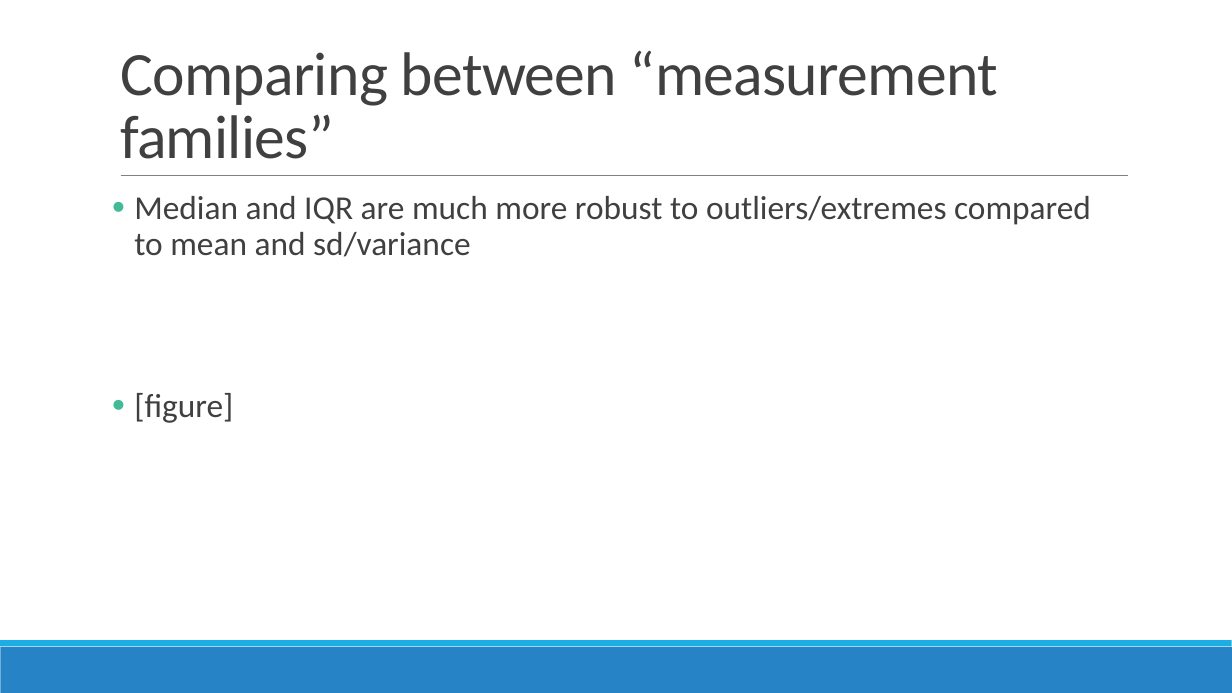
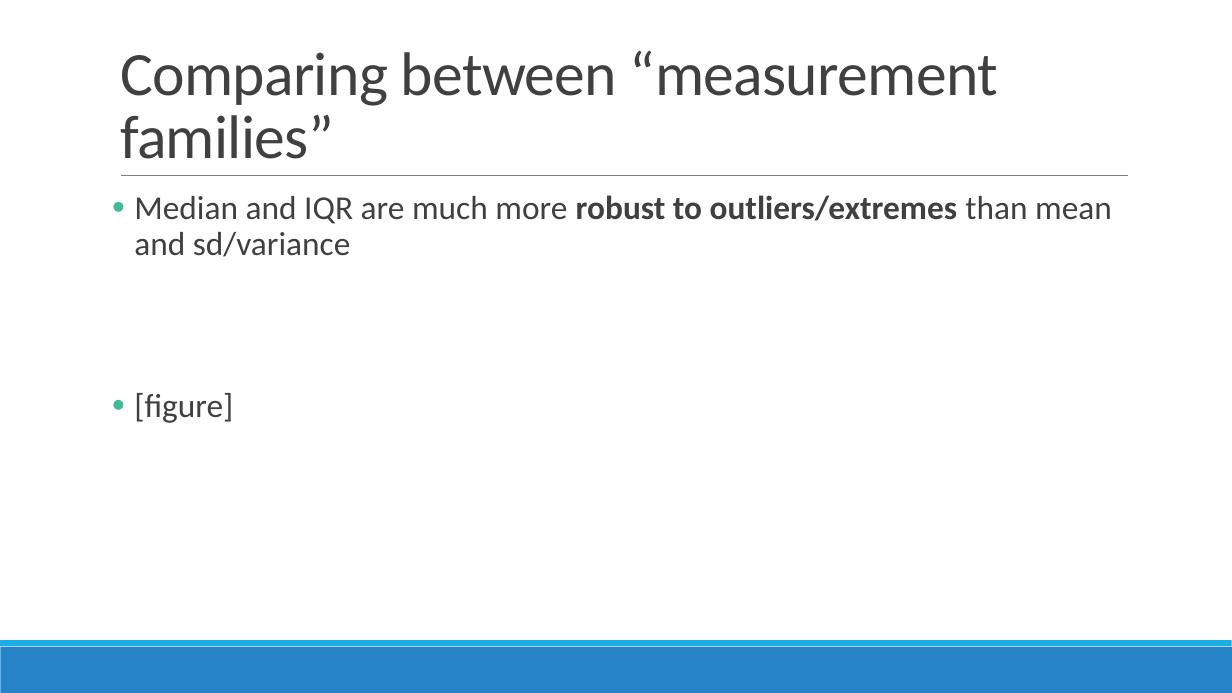
Before and after one commit to sjspielman/bio5312_fall2017, a slide deck: slide 22 of slides/intro.pptx. Drawn at 1232x693 pixels with LibreOffice and Linux fonts; fonts in the diff are those of the drawing. Boxes give left, top, right and bottom in pixels: in the first picture for what was removed or moved away, otherwise in the second. Text is boxed around its words. In the diff, an @@ line names an element or a change of style, - is before the commit and + after.

```diff
--- a/slides/intro.pptx
+++ b/slides/intro.pptx
@@ text at (x1=134, y1=195, x2=1112, y2=257): text changed @@
-• Median and IQR are much more robust to outliers/extremes compared to mean and sd/variance
+• Median and IQR are much more robust to outliers/extremes than mean and sd/variance
```
Also in this commit, not shown: 1 slide added, 2 other files.
